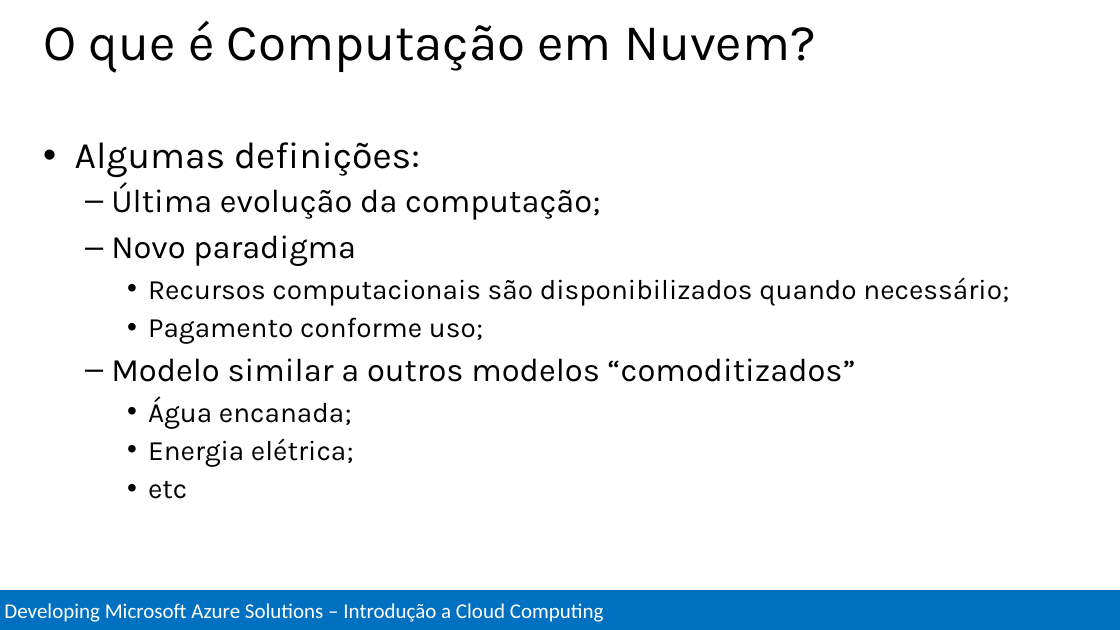
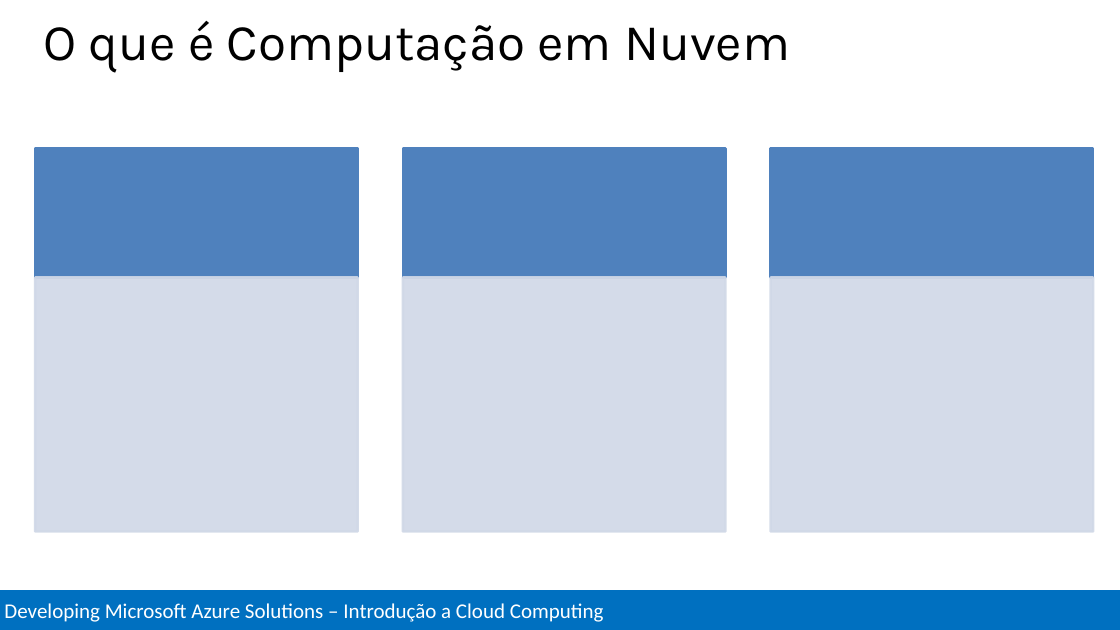
Before and after one commit to Evilazaro/MCSDAzureTraining, a slide deck: slide 8 of Introduction to Cloud Computing/Introduction to Cloud Computing.pptx. Drawn at 1120x630 pixels with LibreOffice and Linux fonts; fonts in the diff are those of the drawing. Boxes give left, top, right and bottom in pixels: in the first picture for what was removed or moved away, otherwise in the second. Text is boxed around its words. In the diff, an @@ line names an element or a change of style, - is before the commit and + after.

```diff
--- a/Introduction to Cloud Computing/Introduction to Cloud Computing.pptx
+++ b/Introduction to Cloud Computing/Introduction to Cloud Computing.pptx
@@ title at box(43, 21, 790, 72): text changed @@
-O que é Computação em Nuvem?
+O que é Computação em Nuvem
@@ text removed at box(75, 142, 1009, 499) @@
-• Algumas definições:
-  – Última evolução da computação;
-  – Novo paradigma
-    • Recursos computacionais são disponibilizados quando necessário;
-    • Pagamento conforme uso;
-  – Modelo similar a outros modelos “comoditizados”
-    • Água encanada;
-    • Energia elétrica;
-    • etc
@@ group added at box(35, 149, 1093, 532): 6 rectangles @@
```
Also in this commit, not shown: 5 slides added, 1 slide removed.
